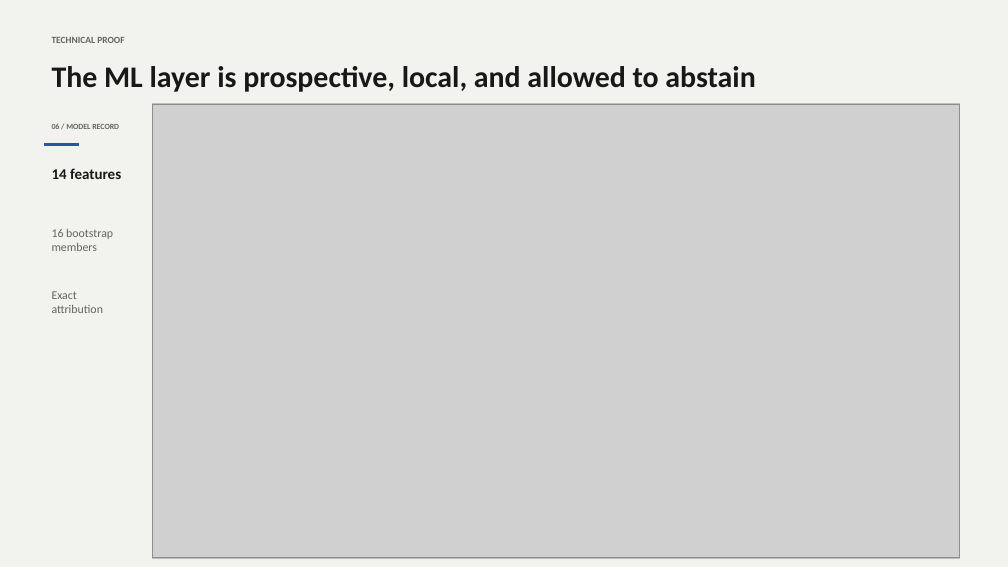
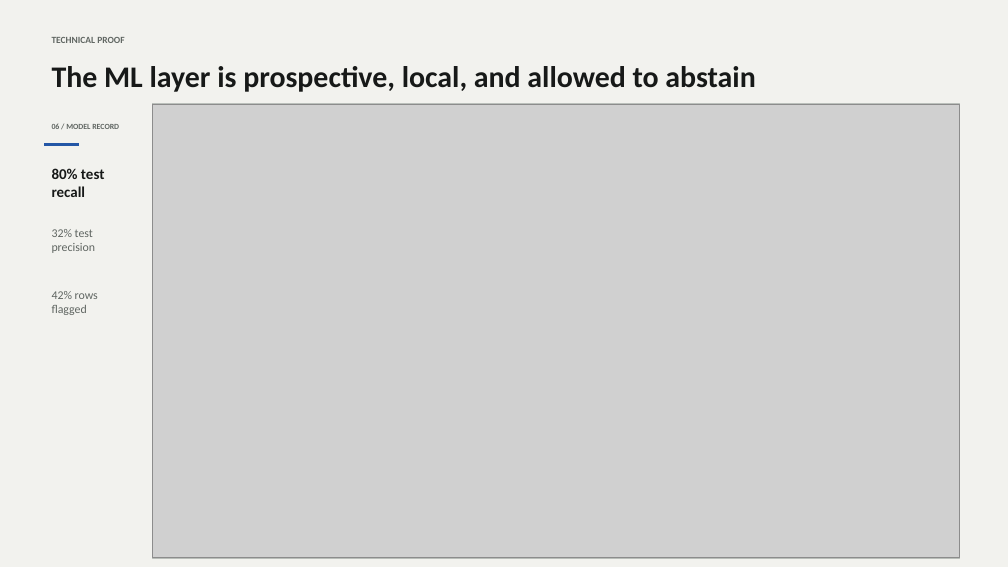
Before and after one commit to kevinmeix1/adherence-os, a slide deck: slide 9 of outputs/adherence-os-demo.pptx. Drawn at 1008x567 pixels with LibreOffice and Linux fonts; fonts in the diff are those of the drawing; grey boxes stand for pictures. Boxes give left, top, right and bottom in pixels: in the first picture for what was removed or moved away, otherwise in the second. Text is boxed around its words. In the diff, an @@ line names an element or a change of style, - is before the commit and + after.

```diff
--- a/outputs/adherence-os-demo.pptx
+++ b/outputs/adherence-os-demo.pptx
@@ text at bbox=[52, 168, 105, 197]: text changed @@
-14 features
+80% test recall
@@ text at bbox=[52, 229, 96, 253]: text changed @@
-16 bootstrap members
+32% test precision
@@ text at bbox=[52, 291, 98, 315]: text changed @@
-Exact attribution
+42% rows flagged
```
Also in this commit, not shown: 7 other slides changed, 28 other files.
